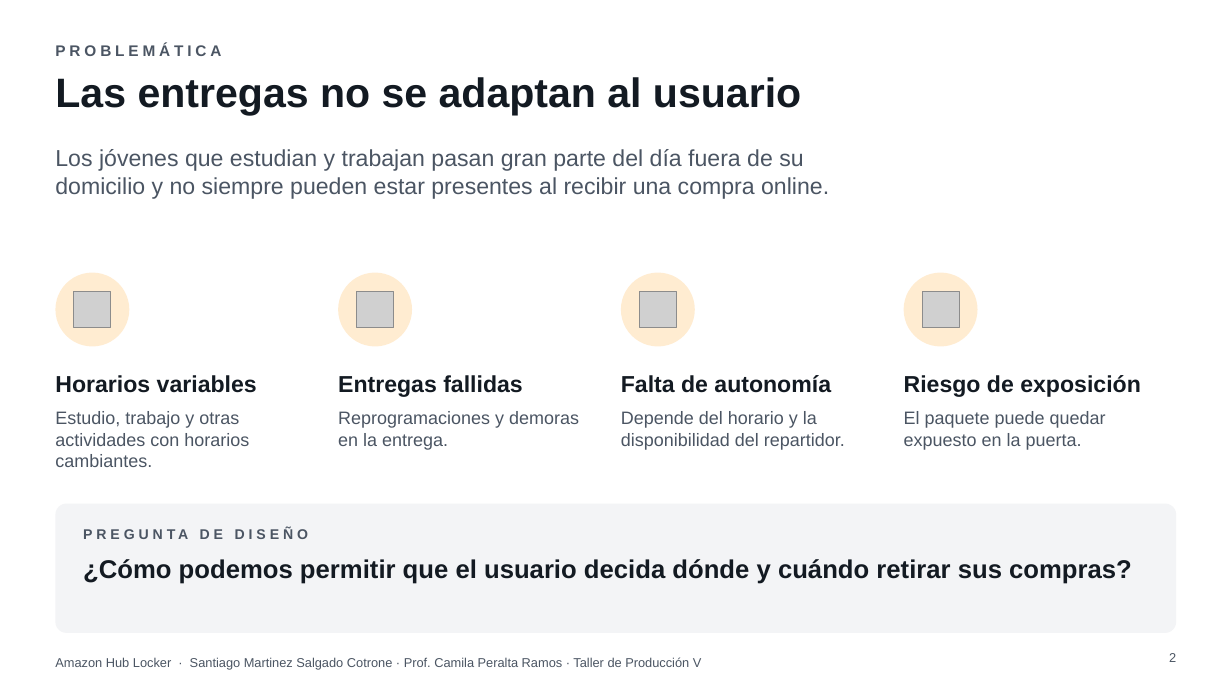
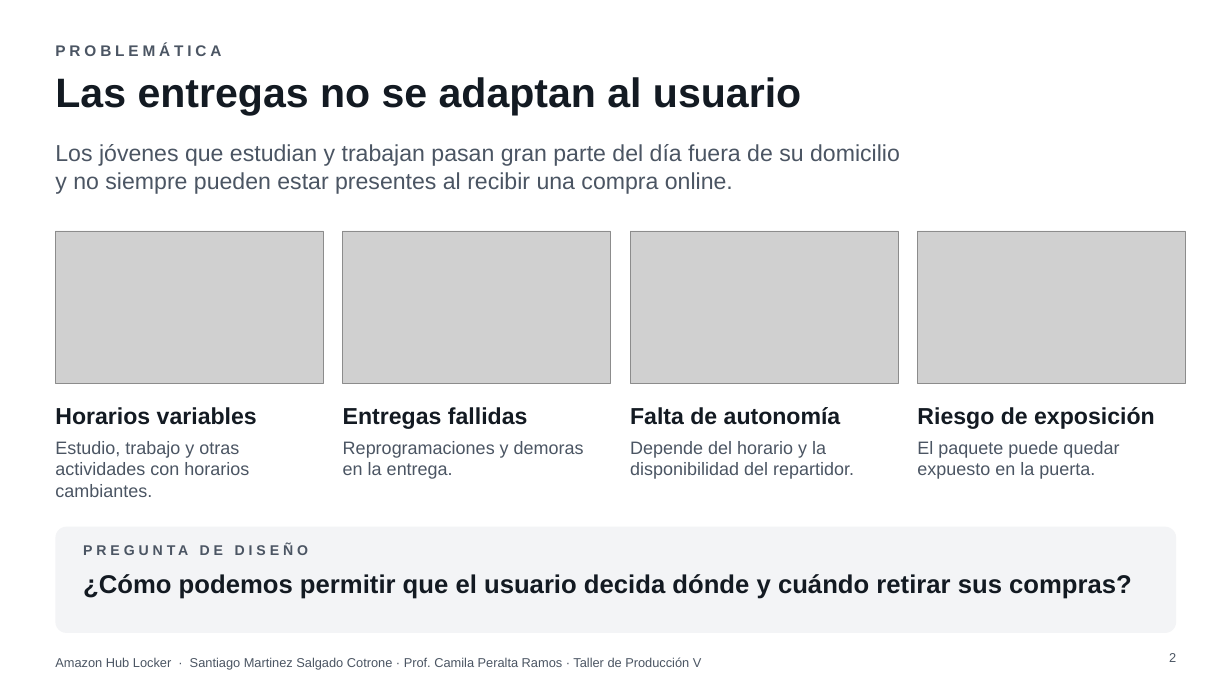
Before and after one commit to ramasalgado/Amazon-Proyecto, a slide deck: slide 2 of presentacion/Amazon-Hub-Locker-presentacion.pptx. Drawn at 1232x693 pixels with LibreOffice and Linux fonts; fonts in the diff are those of the drawing; grey boxes stand for pictures; background and template pictures are left out. Boxes give left, top, right and bottom in pixels: in the first picture for what was removed or moved away, otherwise in the second. Text is boxed around its words. In the diff, an @@ line names an element or a change of style, - is before the commit and + after.

```diff
--- a/presentacion/Amazon-Hub-Locker-presentacion.pptx
+++ b/presentacion/Amazon-Hub-Locker-presentacion.pptx
@@ text "Los jóvenes que estudian y ..." rewrapped from box(55, 149, 829, 199) to box(55, 144, 900, 194) @@
@@ picture added at box(55, 231, 323, 384) @@
@@ picture added at box(343, 231, 611, 384) @@
@@ picture added at box(630, 231, 898, 384) @@
@@ picture added at box(918, 231, 1186, 384) @@
@@ ellipse removed at box(55, 273, 129, 347) @@
@@ picture removed at box(74, 291, 111, 328) @@
@@ ellipse removed at box(338, 273, 412, 347) @@
@@ picture removed at box(357, 291, 394, 328) @@
@@ ellipse removed at box(621, 273, 695, 347) @@
@@ picture removed at box(640, 291, 677, 328) @@
@@ ellipse removed at box(904, 273, 978, 347) @@
@@ picture removed at box(922, 291, 959, 328) @@
@@ text "Horarios variables": place and size @@
-text "Horarios variables" at box(55, 375, 257, 393)
+text "Horarios variables" at box(55, 407, 257, 425)
@@ text "Entregas fallidas": place and size @@
-text "Entregas fallidas" at box(338, 375, 523, 397)
+text "Entregas fallidas" at box(343, 407, 528, 429)
@@ text "Falta de autonomía": place and size @@
-text "Falta de autonomía" at box(621, 375, 831, 393)
+text "Falta de autonomía" at box(630, 407, 841, 425)
@@ text "Riesgo de exposición": place and size @@
-text "Riesgo de exposición" at box(904, 375, 1141, 397)
+text "Riesgo de exposición" at box(917, 407, 1155, 429)
@@ text "Estudio, trabajo y otras actividades ...": place and size @@
-text "Estudio, trabajo y otras actividades ..." at box(55, 411, 249, 467)
+text "Estudio, trabajo y otras actividades ..." at box(55, 441, 249, 497)
@@ text "Reprogramaciones y demoras en la ...": place and size @@
-text "Reprogramaciones y demoras en la ..." at box(338, 411, 579, 450)
+text "Reprogramaciones y demoras en la ..." at box(343, 441, 584, 479)
@@ text "Depende del horario y la ...": place and size @@
-text "Depende del horario y la ..." at box(621, 411, 845, 450)
+text "Depende del horario y la ..." at box(630, 441, 854, 479)
@@ text "El paquete puede quedar expuesto ...": place and size @@
-text "El paquete puede quedar expuesto ..." at box(904, 411, 1106, 450)
+text "El paquete puede quedar expuesto ..." at box(917, 441, 1119, 479)
@@ rounded rectangle: place and size @@
-rounded rectangle at box(55, 504, 1177, 633)
+rounded rectangle at box(55, 527, 1177, 633)
@@ rounded rectangle at box(55, 527, 1177, 633): proportions changed @@
@@ text "PREGUNTA DE DISEÑO": place and size @@
-text "PREGUNTA DE DISEÑO" at box(83, 522, 453, 545)
+text "PREGUNTA DE DISEÑO" at box(83, 539, 453, 562)
@@ text "¿Cómo podemos permitir que el ...": place and size @@
-text "¿Cómo podemos permitir que el ..." at box(83, 559, 1132, 584)
+text "¿Cómo podemos permitir que el ..." at box(83, 574, 1132, 599)
```
Also in this commit, not shown: 4 other slides changed, 1 other file.
